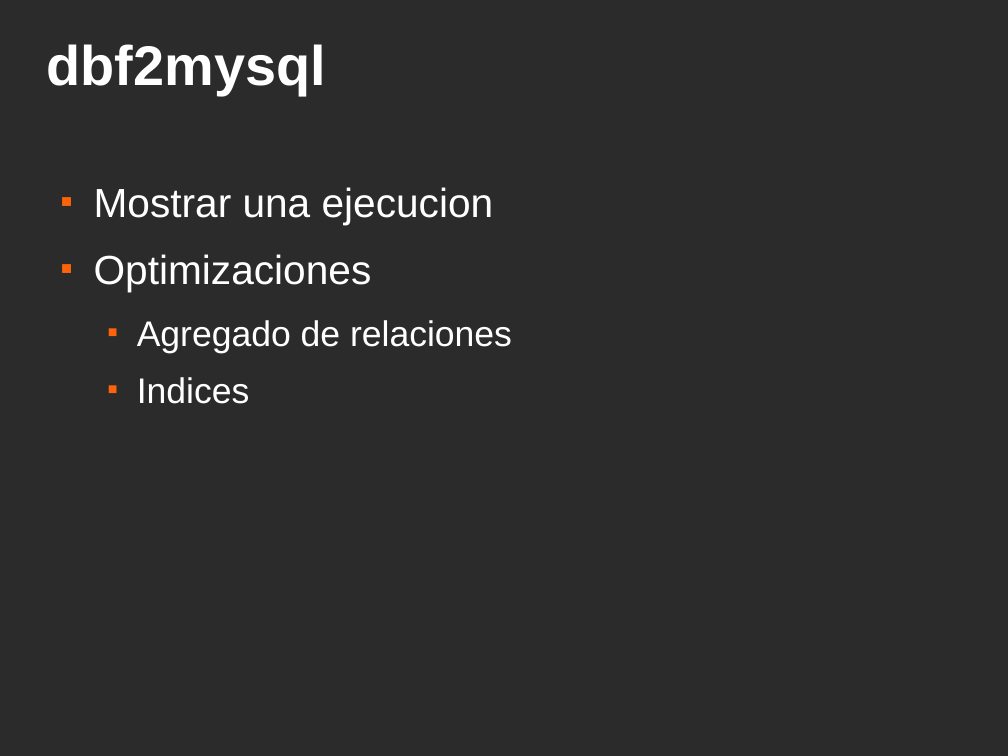
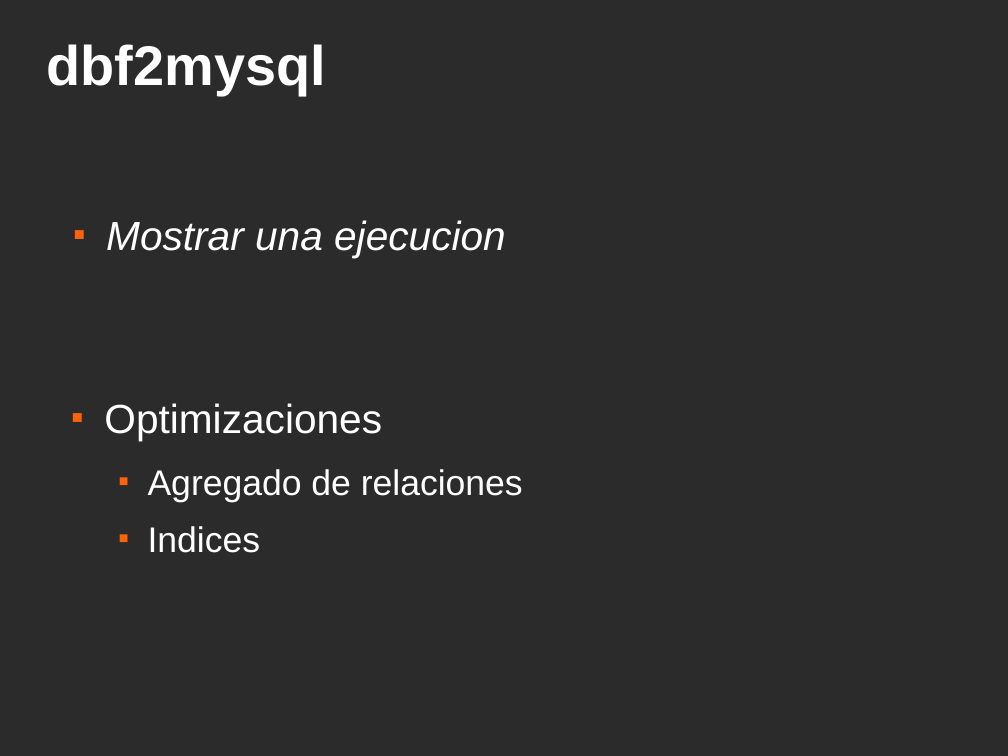
Before and after one commit to ervin45/proyectofinal, a slide deck: slide 16 of doc/material_para_la_catedra/presentacion_final/presentacion_final.odp (slide 15 before the commit). Drawn at 1008x756 pixels with LibreOffice and Linux fonts; fonts in the diff are those of the drawing; background and template pictures are left out; a plain dark background stands for a picture behind light text. Boxes give left, top, right and bottom in pixels: in the first picture for what was removed or moved away, otherwise in the second. Text is boxed around its words. In the diff, an @@ line names an element or a change of style, - is before the commit and + after.

```diff
--- a/doc/material_para_la_catedra/presentacion_final/presentacion_final.odp
+++ b/doc/material_para_la_catedra/presentacion_final/presentacion_final.odp
@@ text at <box>94,187,494,225</box>: paragraph removed @@
-■ Mostrar una ejecucion
@@ text added at <box>106,220,506,258</box>, 32 pt, text #FFFFFF, italic @@
+  ■ Mostrar una ejecucion
@@ text "Optimizaciones": place and size @@
-text "Optimizaciones" at <box>94,187,512,404</box>
+text "Optimizaciones" at <box>104,403,523,553</box>
```
Also in this commit, not shown: 10 other slides changed, 3 slides added, 2 slides removed.
